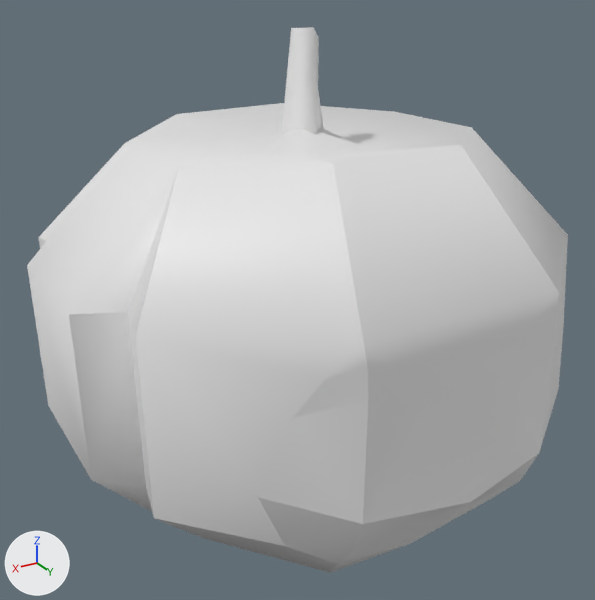
The glTF model assets/Converted Models/HairStyle/Human Male/Male pumpkin head.glb as it was, and as the next commit left it.
Camera for both pictures: a 50 mm camera at (0.39, 0.625, 0.417) aimed at (0.011, -0.007, 0.101). Lighting does not change. The marker at lower left points along +X, +Y and +Z. The older version comes first.

Names of what the first picture shows: '�Ϲ�ͷ_2'.
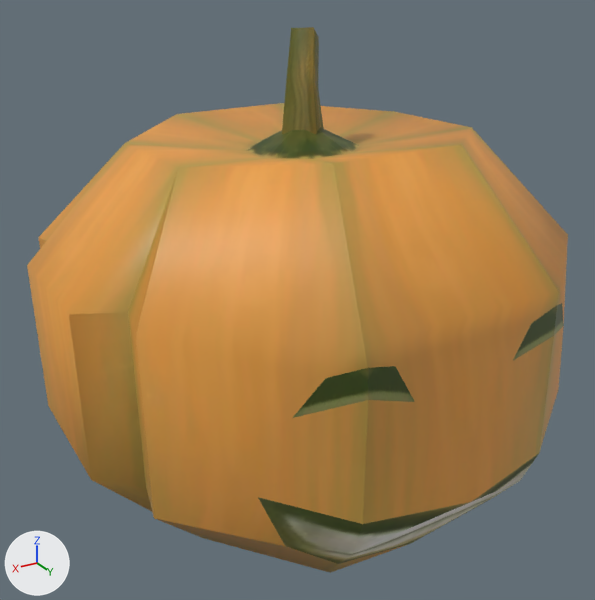
Patch to the scene script:
```diff
--- a/assets/Converted Models/HairStyle/Human Male/Male pumpkin head.glb.py
+++ b/assets/Converted Models/HairStyle/Human Male/Male pumpkin head.glb.py
@@ img_tex_1760644534130714609 @@
+img_tex_1760644534130714609 = load_image('tex_1760644534130714609', '_unpacked/tex_1760644534130714609', 256, 256, 'sRGB')
@@ mat_南瓜头_2_mat @@
+mat_南瓜头_2_mat = principled_material('南瓜头_2_mat')
+mat_南瓜头_2_mat.texture = img_tex_1760644534130714609
@@ me_σ_ͷ_2 @@
 me_σ_ͷ_2.from_pydata(...)  # 100 vertices, 190 faces; spans x -0.245..0.245, y -0.258..0.234, z -0.106..0.352
+me_σ_ͷ_2.materials.append(mat_南瓜头_2_mat)  # picture img_tex_1760644534130714609
```

Pixel boxes [x1, y1, x2, y2] of what changed, in the pictures (595 x 600 px):
'�Ϲ�ͷ_2', recoloured (white to orange): [27, 27, 568, 573] in both
